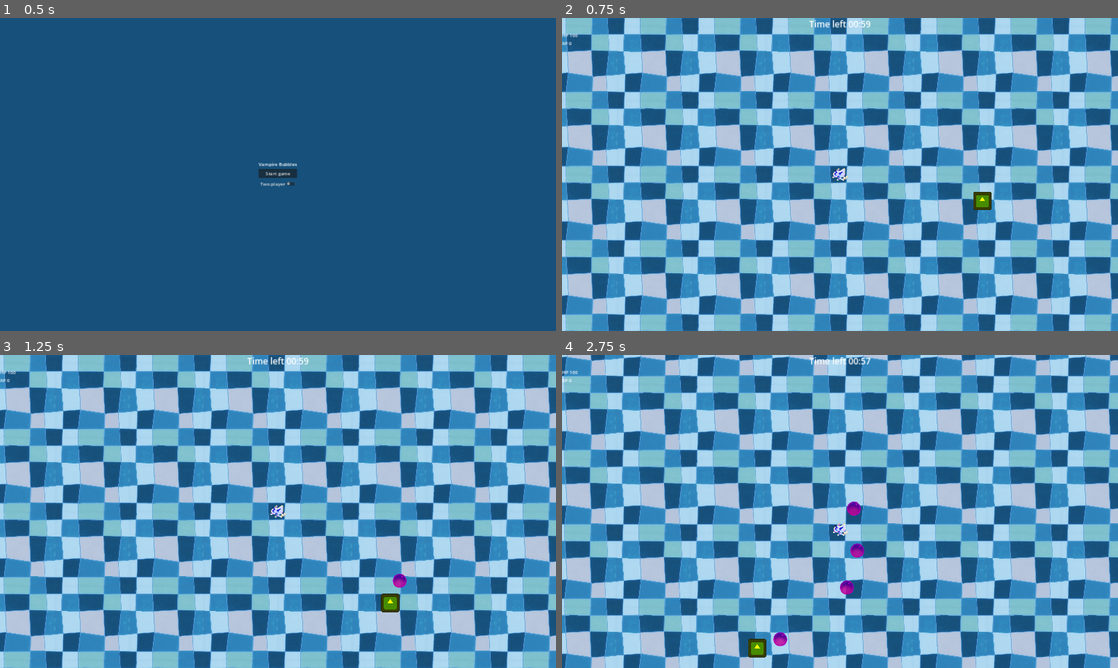
Above: before the commit, frames 1-4 (two rows, left to right).
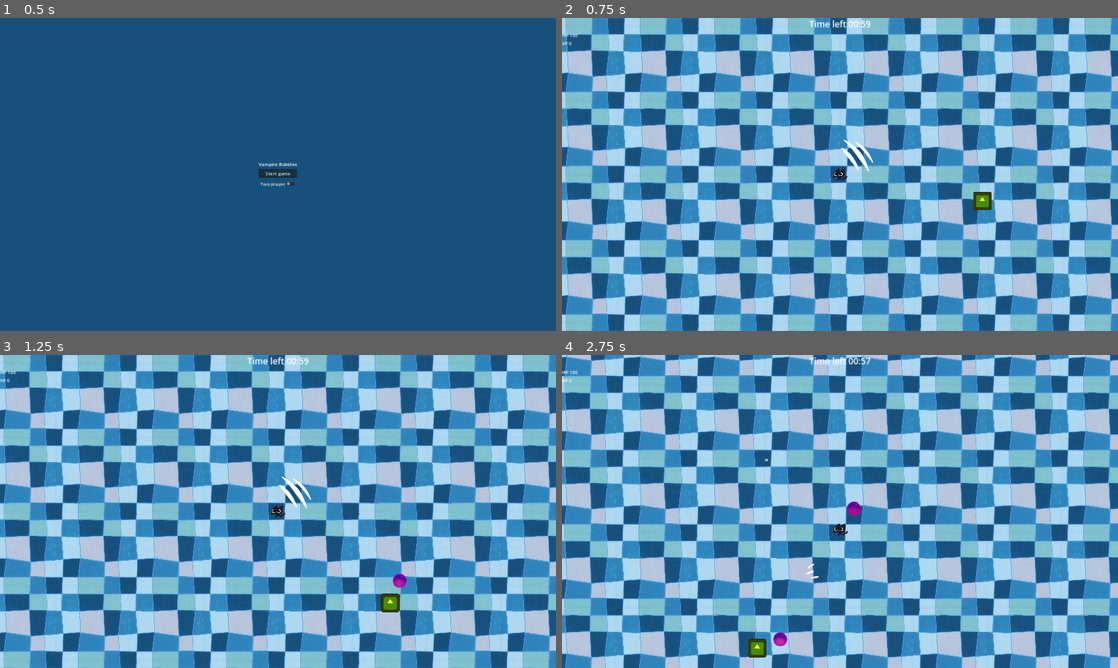
Above: after the commit, the same moments.

Repository: eloneonn/vampire-bubbles
Game: Godot game, scene res://scenes/game.tscn
The game is run twice, just before and just after one commit, with the same random seed, the same clock (stepped at 60 frames per second) and the same inputs. The engine's default icon, where the game draws it, is replaced by a stand-in: a white triangle on a blue panel in a dark square.
Inputs (mouse positions are in pixels of both pictures, inside the frame that each line leads up to):
- Up to frame 1 (0.5 s): no input
- Up to frame 2 (0.75 s): click "Start game" at 0.5 s
- Up to frame 3 (1.25 s): no input
- Up to frame 4 (2.75 s): move the mouse to (962, 495) at 1.27 s; hold D (right) 1.28-2.03 s; move the mouse to (728, 527) at 2.02 s; hold S (down) from 2.03 s (still down)

Frame 1 is identical in both runs. In frame 2, 0.2% of the frame differs, in the area x 48-56%, y 38-52%; in frame 3, 0.2%; in frame 4, 0.3%, in the area x 1-55%, y 7-77%.

Commit message:
claw animation and textures

Diff:
--- a/scenes/player.tscn
+++ b/scenes/player.tscn
@@ -1,12 +1,13 @@
-[gd_scene load_steps=15 format=3 uid="uid://cf0knm48erqbj"]
+[gd_scene load_steps=22 format=3 uid="uid://cf0knm48erqbj"]
 
 [ext_resource type="Script" path="res://scripts/player.gd" id="1_4k555"]
-[ext_resource type="Texture2D" uid="uid://bwu8l5g5tleja" path="res://assets/sprites/character.png" id="2_nnqnq"]
+[ext_resource type="Texture2D" uid="uid://dokijrfaawywf" path="res://assets/sprites/PLAYER.png" id="2_odj1m"]
 [ext_resource type="Script" path="res://scripts/health.gd" id="3_yall3"]
 [ext_resource type="Script" path="res://scripts/hurtbox.gd" id="4_qfmrt"]
 [ext_resource type="Script" path="res://scripts/weapon.gd" id="5_8vkx0"]
 [ext_resource type="Resource" uid="uid://cvgb2wprs2j54" path="res://resources/claw.tres" id="6_e0ft5"]
 [ext_resource type="Script" path="res://scripts/hitbox.gd" id="7_owscx"]
+[ext_resource type="Texture2D" uid="uid://obw0wqu0iqg0" path="res://assets/sprites/VB_ClawAttack.png" id="8_mcbey"]
 
 [sub_resource type="CircleShape2D" id="CircleShape2D_op8pd"]
 
@@ -17,7 +18,58 @@
 radius = 65.0
 
 [sub_resource type="RectangleShape2D" id="RectangleShape2D_ep6i8"]
-size = Vector2(257, 46)
+size = Vector2(357.5, 513)
+
+[sub_resource type="AtlasTexture" id="AtlasTexture_l2fi6"]
+atlas = ExtResource("8_mcbey")
+region = Rect2(0, 0, 512, 512)
+
+[sub_resource type="AtlasTexture" id="AtlasTexture_u2vjg"]
+atlas = ExtResource("8_mcbey")
+region = Rect2(512, 0, 512, 512)
+
+[sub_resource type="AtlasTexture" id="AtlasTexture_lxpx0"]
+atlas = ExtResource("8_mcbey")
+region = Rect2(1024, 0, 512, 512)
+
+[sub_resource type="AtlasTexture" id="AtlasTexture_ga0qr"]
+atlas = ExtResource("8_mcbey")
+region = Rect2(1536, 0, 512, 512)
+
+[sub_resource type="AtlasTexture" id="AtlasTexture_yu7yy"]
+atlas = ExtResource("8_mcbey")
+region = Rect2(2048, 0, 512, 512)
+
+[sub_resource type="SpriteFrames" id="SpriteFrames_dy7lm"]
+animations = [{
+"frames": [{
+"duration": 1.0,
+"texture": SubResource("AtlasTexture_l2fi6")
+}, {
+"duration": 1.0,
+"texture": SubResource("AtlasTexture_u2vjg")
+}, {
+"duration": 1.0,
+"texture": SubResource("AtlasTexture_lxpx0")
+}, {
+"duration": 1.0,
+"texture": SubResource("AtlasTexture_ga0qr")
+}, {
+"duration": 1.0,
+"texture": SubResource("AtlasTexture_yu7yy")
+}, {
+"duration": 1.0,
+"texture": null
+}],
+"loop": false,
+"name": &"claw",
+"speed": 24.0
+}, {
+"frames": [],
+"loop": false,
+"name": &"new_animation",
+"speed": 5.0
+}]
 
 [sub_resource type="Animation" id="Animation_uqgfd"]
 length = 0.001
@@ -59,7 +111,7 @@
 script = ExtResource("1_4k555")
 
 [node name="Sprite2D" type="Sprite2D" parent="."]
-texture = ExtResource("2_nnqnq")
+texture = ExtResource("2_odj1m")
 
 [node name="CollisionShape2D" type="CollisionShape2D" parent="."]
 shape = SubResource("CircleShape2D_op8pd")
@@ -128,15 +180,22 @@
 script = ExtResource("7_owscx")
 
 [node name="CollisionShape2D" type="CollisionShape2D" parent="Hitbox"]
-position = Vector2(129, 1)
+position = Vector2(250, 0)
 shape = SubResource("RectangleShape2D_ep6i8")
+
+[node name="AnimatedSprite2D" type="AnimatedSprite2D" parent="."]
+scale = Vector2(0.997708, 1)
+sprite_frames = SubResource("SpriteFrames_dy7lm")
+animation = &"claw"
+autoplay = "new_animation"
+offset = Vector2(250, 0)
+flip_h = true
 
 [node name="AnimationPlayer" type="AnimationPlayer" parent="."]
 libraries = {
 "": SubResource("AnimationLibrary_swakf")
 }
 
-[node name="AnimatedSprite2D" type="AnimatedSprite2D" parent="."]
-
 [connection signal="health_depleted" from="Health" to="." method="_on_health_health_depleted"]
 [connection signal="lost_health" from="Health" to="." method="_on_health_lost_health"]
+[connection signal="hit" from="Hitbox" to="." method="_on_hitbox_hit"]
--- a/scripts/hitbox.gd
+++ b/scripts/hitbox.gd
@@ -3,6 +3,8 @@
 @onready var collision_shape: CollisionShape2D = $CollisionShape2D
 @export var permanent: bool = false
 @export var damage: float = 10
+
+signal hit
 
 func _ready() -> void:
 	self.connect("area_entered", on_enter)
@@ -24,5 +26,6 @@
 		return
 
 	collision_shape.disabled = false
+	hit.emit()
 	await get_tree().create_timer(duration).timeout
 	collision_shape.disabled = true
--- a/scripts/player.gd
+++ b/scripts/player.gd
@@ -8,6 +8,7 @@
 @onready var xp_label: Label = $Camera2D/HUD/MarginContainer/HBoxContainer/VBoxContainer/XPLable
 @onready var animation_player: AnimationPlayer = $AnimationPlayer
 var is_moving: bool = false  # New variable to track movement
+@onready var animated_sprite_2d: AnimatedSprite2D = $AnimatedSprite2D
 
 func _ready():
 	health.MAX_HEALTH = PlayerManager.max_health
@@ -21,6 +22,7 @@
 	# Rotate hitbox only when moving
 	if is_moving:
 		hitbox.rotation = velocity.angle()
+		animated_sprite_2d.rotation = velocity.angle()
 
 	move_and_slide()
 
@@ -36,3 +38,7 @@
 
 func _on_health_lost_health() -> void:
 	animation_player.play("hit")
+
+
+func _on_hitbox_hit() -> void:
+	animated_sprite_2d.play("claw")
Binary file added: assets/sprites/PLAYER.png
Not shown, added: assets/sprites/PLAYER.png.import
Binary file added: assets/sprites/VB_ClawAttack.png
Not shown, added: assets/sprites/VB_ClawAttack.png.import
Binary file added: assets/sprites/bubblegum.png
Not shown, added: assets/sprites/bubblegum.png.import
Binary file added: assets/sprites/bubblemetal.png
Not shown, added: assets/sprites/bubblemetal.png.import
Binary file added: assets/sprites/bubblesoap.png
Not shown, added: assets/sprites/bubblesoap.png.import
Not shown, changed: assets/.DS_Store
